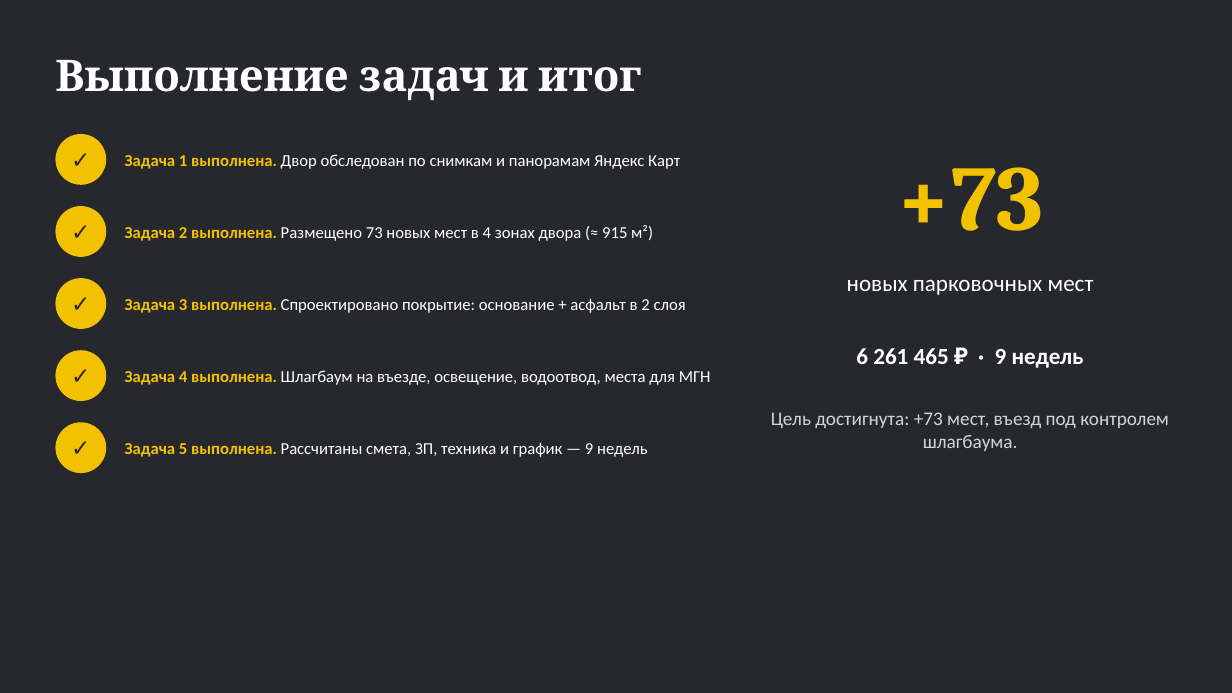
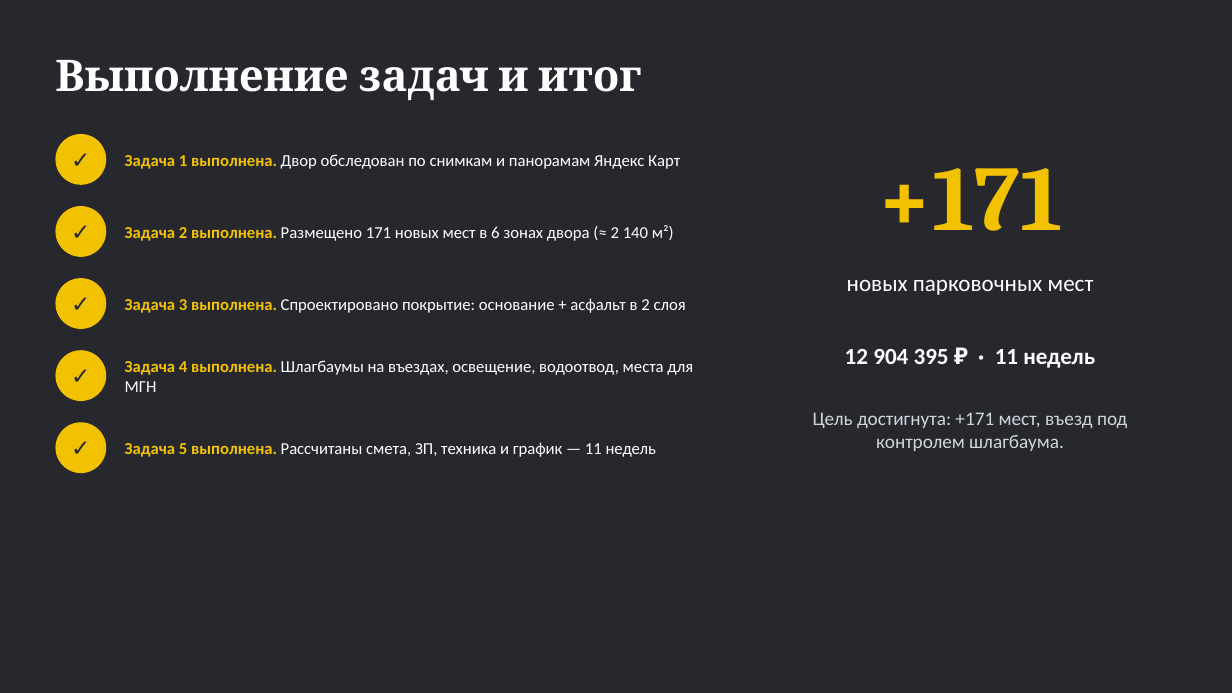
Before and after one commit to shortisshow-prog/mirigrushek, a slide deck: slide 15 of parking/Парковка_Нахимова_20.pptx. Drawn at 1232x693 pixels with LibreOffice and Linux fonts; fonts in the diff are those of the drawing. Boxes give left, top, right and bottom in pixels: in the first picture for what was removed or moved away, otherwise in the second. Text is boxed around its words. In the diff, an @@ line names an element or a change of style, - is before the commit and + after.

```diff
--- a/parking/Парковка_Нахимова_20.pptx
+++ b/parking/Парковка_Нахимова_20.pptx
@@ text at (878, 168, 1063, 231): text changed @@
-+73
++171
@@ text at (125, 225, 674, 241): text changed @@
-Задача 2 выполнена. Размещено 73 новых мест в 4 зонах двора (≈ 915 м²)
+Задача 2 выполнена. Размещено 171 новых мест в 6 зонах двора (≈ 2 140 м²)
@@ text at (845, 349, 1095, 368): text changed @@
-6 261 465 ₽ · 9 недель
+12 904 395 ₽ · 11 недель
@@ text at (125, 360, 693, 392): text changed @@
-Задача 4 выполнена. Шлагбаум на въезде, освещение, водоотвод, места для МГН
+Задача 4 выполнена. Шлагбаумы на въездах, освещение, водоотвод, места для МГН
@@ text at (813, 412, 1127, 451): text changed @@
-Цель достигнута: +73 мест, въезд под контролем шлагбаума.
+Цель достигнута: +171 мест, въезд под контролем шлагбаума.
@@ text at (125, 442, 656, 457): text changed @@
-Задача 5 выполнена. Рассчитаны смета, ЗП, техника и график — 9 недель
+Задача 5 выполнена. Рассчитаны смета, ЗП, техника и график — 11 недель
```
Also in this commit, not shown: 9 other slides changed, 2 other files.
